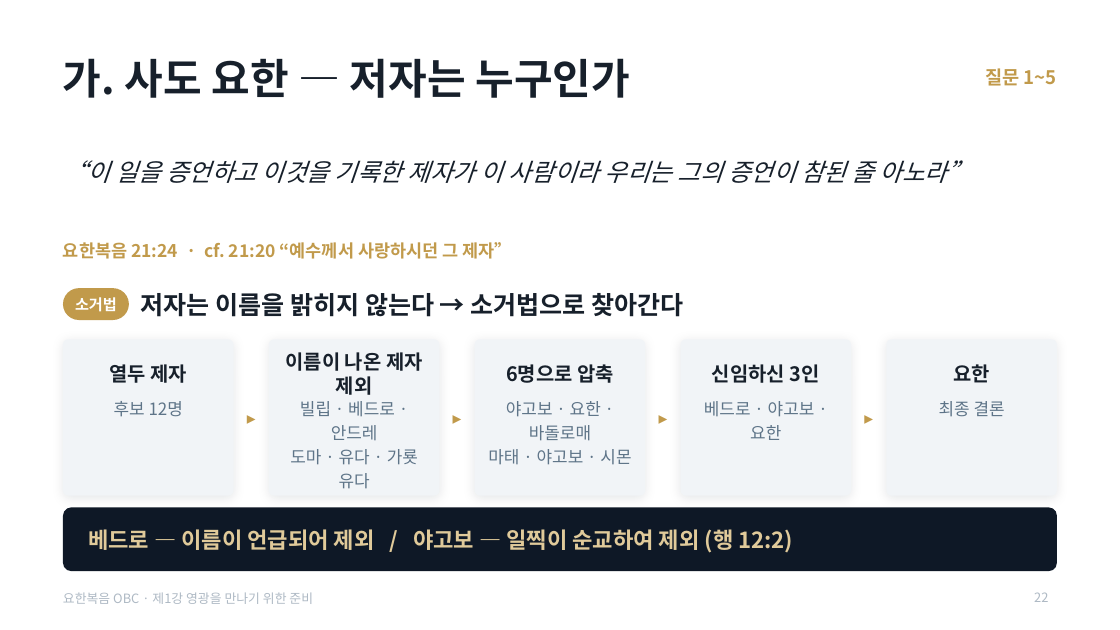
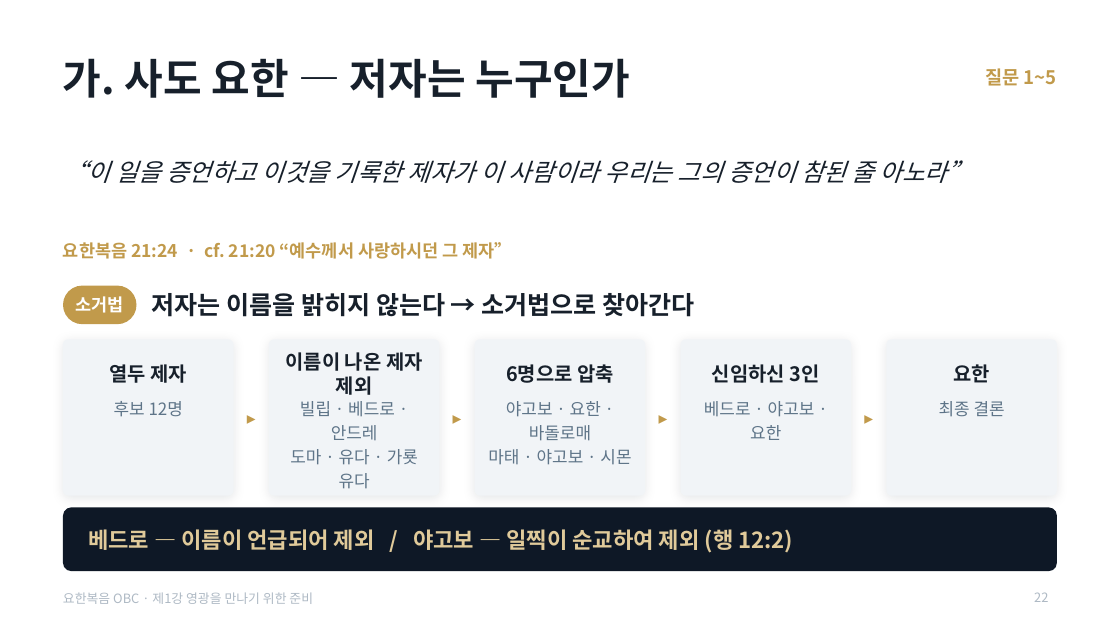
Before and after one commit to mio-modu/bible_GospelofJohn, a slide deck: slide 22 of dist/요한복음_1강_영광을_만나기_위한_준비.pptx. Drawn at 1120x630 pixels with LibreOffice and Linux fonts; fonts in the diff are those of the drawing. Boxes give left, top, right and bottom in pixels: in the first picture for what was removed or moved away, otherwise in the second. Text is boxed around its words. In the diff, an @@ line names an element or a change of style, - is before the commit and + after.

```diff
--- a/dist/요한복음_1강_영광을_만나기_위한_준비.pptx
+++ b/dist/요한복음_1강_영광을_만나기_위한_준비.pptx
@@ text "소거법" at [76, 296, 124, 313]: size 13 to 15 pt @@
@@ rounded rectangle: place and size @@
-rounded rectangle at [63, 288, 129, 320]
+rounded rectangle at [63, 286, 137, 324]
@@ text "저자는 이름을 밝히지 않는다 → ...": place and size @@
-text "저자는 이름을 밝히지 않는다 → ..." at [141, 293, 684, 317]
+text "저자는 이름을 밝히지 않는다 → ..." at [152, 293, 694, 317]
```
Also in this commit, not shown: 32 other slides changed, 1 other file.
